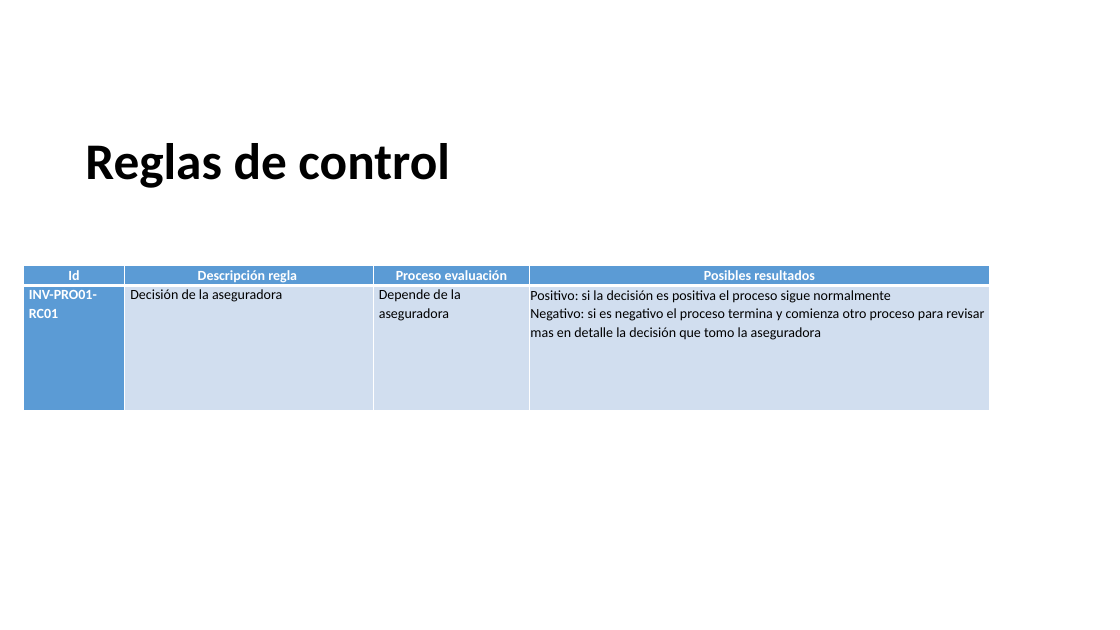
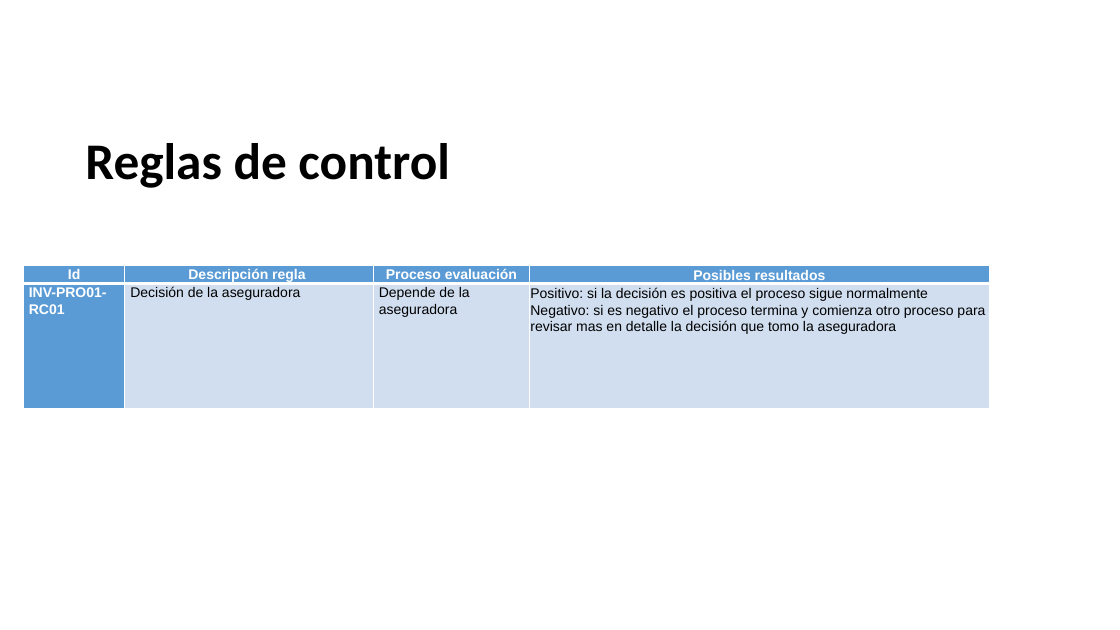
Before and after one commit to AndresFelipeGualdron/AUPN, a slide deck: slide 14 of AUPN.pptx (slide 13 before the commit). Drawn at 1120x630 pixels with LibreOffice and Linux fonts; fonts in the diff are those of the drawing; background and template pictures are left out. Boxes give left, top, right and bottom in pixels: in the first picture for what was removed or moved away, otherwise in the second. Text is boxed around its words. In the diff, an @@ line names an element or a change of style, - is before the commit and + after.

```diff
--- a/AUPN.pptx
+++ b/AUPN.pptx
@@ table at (24, 266, 990, 541) @@
@@ fill #D2DEEF to #D0DEEF in 3 cells @@
@@ font Calibri to Arial @@
```
Also in this commit, not shown: 8 other slides changed, 1 slide added.
